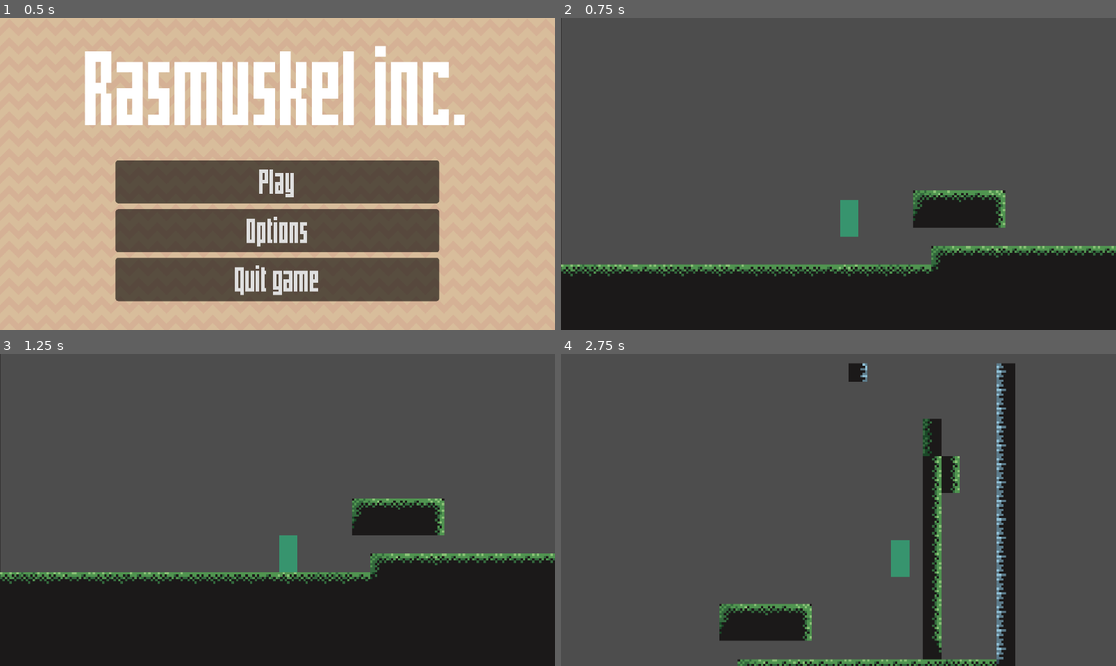
Above: before the commit, frames 1-4 (two rows, left to right).
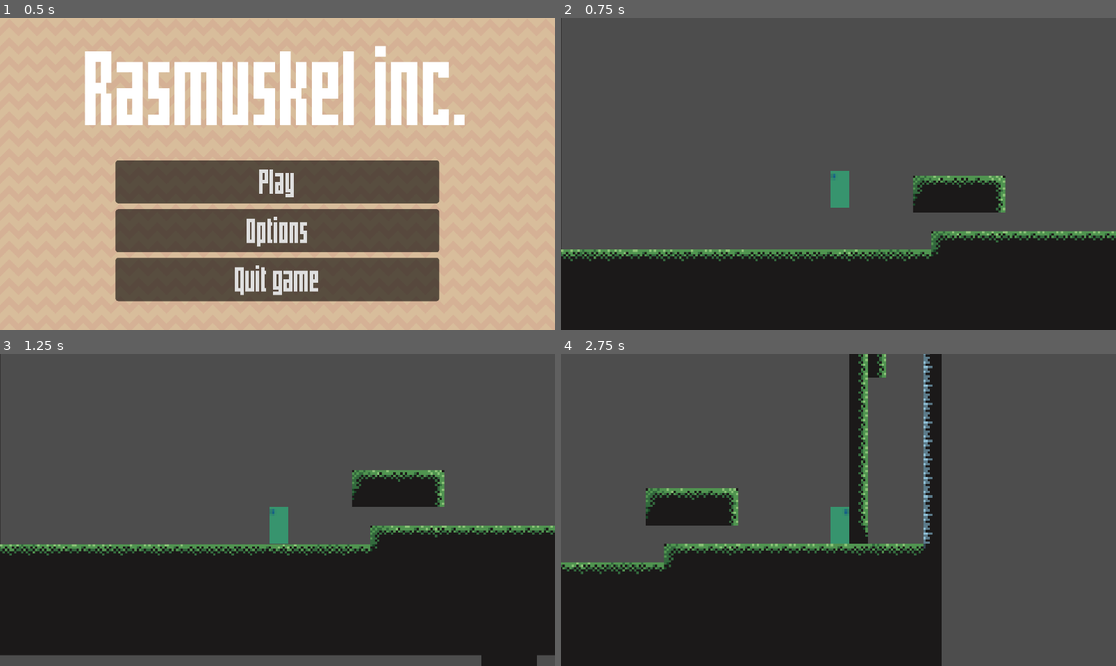
Above: after the commit, the same moments.

Repository: Realloush/Rasmuskel-inc.
Game: Godot game, scene res://scenes/MainMenu.tscn
Two runs of this game, one before a commit and one after it. Both use one fixed random seed, a clock stepped at 60 frames per second and the inputs below.
Inputs:
- Up to frame 1 (0.5 s): no input
- Up to frame 2 (0.75 s): click "Play" at 0.5 s
- Up to frame 3 (1.25 s): no input
- Up to frame 4 (2.75 s): tap Enter (ui_accept) at 1.25, 1.52, 1.55, 1.82, 2.1, 2.27, 2.57 s; hold D (ui_right) from 1.28 s (still down); tap Shift (shift) at 1.35, 2.3 s

Frame 1 is identical in both runs. In frame 2, 9.8% of the frame differs, in the area x 0-100%, y 48-83%; in frame 3, 17%; in frame 4, 33%, in the area x 0-82%, y 0-100%.

Commit message:
WallJump_REWORK
no bugs

Diff:
--- a/scenes/MainGame.tscn
+++ b/scenes/MainGame.tscn
@@ -1876,7 +1876,7 @@
 [node name="MainGame" type="Node2D"]
 script = ExtResource("1_8fej6")
 
-[node name="TileMap" type="TileMap" parent="."]
+[node name="TileMap" type="TileMap" parent="." groups=["Tilemap"]]
 scale = Vector2(8, 8)
 tile_set = SubResource("TileSet_8qvve")
 format = 2
@@ -1888,5 +1888,3 @@
 [node name="Camera2D" type="Camera2D" parent="CharacterBody2D"]
 position = Vector2(-1.25, -13.5)
 scale = Vector2(0.25, 0.25)
-position_smoothing_enabled = true
-position_smoothing_speed = 3.0
--- a/scenes/dash.tscn
+++ /dev/null
@@ -1,9 +0,0 @@
-[gd_scene load_steps=2 format=3 uid="uid://br42fr67kbxoy"]
-
-[ext_resource type="Script" path="res://script/dash.gd" id="1_p0mwp"]
-
-[node name="Dash" type="Node2D"]
-script = ExtResource("1_p0mwp")
-
-[node name="DashTimer" type="Timer" parent="."]
-one_shot = true
--- a/scenes/player.tscn
+++ b/scenes/player.tscn
@@ -12,8 +12,11 @@
 script = ExtResource("1_1ib87")
 
 [node name="CollisionShape2D" type="CollisionShape2D" parent="."]
-position = Vector2(8, 16.0469)
 shape = SubResource("RectangleShape2D_j1mtu")
+
+[node name="Sprite2D" type="Sprite2D" parent="."]
+scale = Vector2(2, 2)
+texture = ExtResource("2_k7hg8")
 
 [node name="CoyoteJumpTimer" type="Timer" parent="."]
 wait_time = 0.08
@@ -23,35 +26,15 @@
 wait_time = 0.09
 one_shot = true
 
-[node name="RayCast2D2" type="RayCast2D" parent="."]
-position = Vector2(16, 30)
-target_position = Vector2(2, 0)
-
-[node name="RayCast2D4" type="RayCast2D" parent="."]
-position = Vector2(0, 2)
-target_position = Vector2(-2, 0)
-
-[node name="DashCooldown" type="Timer" parent="."]
-process_callback = 0
-wait_time = 1.045
+[node name="WallJump" type="Timer" parent="."]
+wait_time = 0.09
 one_shot = true
 
-[node name="Sprite2D" type="Sprite2D" parent="."]
-position = Vector2(8, 16)
-scale = Vector2(2, 2)
-texture = ExtResource("2_k7hg8")
+[node name="RayCast2D" type="RayCast2D" parent="."]
+target_position = Vector2(-15, 0)
+collision_mask = 65535
 
-[node name="Wall_jump" type="Timer" parent="."]
-wait_time = 0.15
-one_shot = true
+[node name="RayCast2D2" type="RayCast2D" parent="."]
+target_position = Vector2(15, 0)
 
-[node name="RayCast2D3" type="RayCast2D" parent="."]
-position = Vector2(16, 2)
-target_position = Vector2(2, 0)
-
-[node name="RayCast2D" type="RayCast2D" parent="."]
-position = Vector2(0, 30)
-target_position = Vector2(-2, 0)
-
-[node name="WallJumpLerp" type="Timer" parent="."]
-wait_time = 0.25
+[connection signal="timeout" from="WallJump" to="." method="_on_wall_jump_timeout"]
--- a/script/player.gd
+++ b/script/player.gd
@@ -3,42 +3,37 @@
 @onready var coyote_jump_timer = $CoyoteJumpTimer
 @onready var jump_buffer = $JumpBuffer
 @onready var collision = $CollisionShape2D
-@onready var bottom_collision_left = $RayCast2D
-@onready var bottom_collision_right = $RayCast2D2
-@onready var top_collision_left = $RayCast2D4
-@onready var top_collision_right = $RayCast2D3
-@onready var dash_cooldown = $DashCooldown
-@onready var wall_jump_timer = $Wall_jump
-@onready var wall_jump_lerp_timer = $WallJumpLerp
+
 
 
 
 #physics
-var gravity = 1800
+var gravity = ProjectSettings.get_setting("physics/2d/default_gravity")
 var friction = 8000.0
 var acceleration = 9000.0
 var air_resistence = 8000.0
 #basic movement var
 var can_move = true
-var normal_speed = 500.0
+var normal_speed = 1000
 var direction_facing = 1
+var can_jump = true
 #jump var
-var jump_velocity = -1150
+var jump_velocity = -1300
 var double_jump_velocity = -1150
 var can_double_jump = true
-#dash var
-var can_dash = true
-var is_dashing = false
-var dashDirection = Vector2(1, 0)
-#walljump var
-var is_wall_jumping_right = false
-var is_wall_jumping_left = false
-var wall_jump_horizontal_speed = 2000.0
-var wall_jump_velocity = -1100.0
-#WallSliding Var
-var is_wall_sliding_right = false
-var is_wall_sliding_left = false
+
+#Wall Jump
+const wall_jump_pushback = 1500
+const wall_jump_velocity = Vector2(900, -1500)
+var can_walljump = false
+var is_wall_jumping = false
+var list = []
+var WPING = false
+
+#Wall Slide
 var is_wall_sliding = false
+const wall_slide_gravity = 100
+var wall_slide_speed = 300
 
 
 func apply_gravity(delta):
@@ -48,91 +43,17 @@
 
 
 
-
-func _process(_delta):
-	pass
-func handle_dashing():
-		# Dash
-
-	if Input.is_action_pressed("ui_right"):
-		dashDirection = Vector2(1,0)
-	if Input.is_action_pressed("ui_left"):
-		dashDirection = Vector2(-1,0)
-	if Input.is_action_just_pressed("shift") and can_dash:
-		is_dashing = true
-		velocity += dashDirection.normalized() * 4500
-		if is_dashing ==true:
-			gravity = 0
-		else:
-			gravity = 1800
-		$DashCooldown.start()
-		can_dash = false
-		is_dashing = false
-func handle_wall_slide():
-
-		# Wall Sliding
-	if is_on_floor():
-		is_wall_sliding_left = false
-		is_wall_sliding_right = false
-	if is_on_wall_only() and velocity.x > 0:
-		is_wall_sliding_right = true
-	if is_on_wall_only() and velocity.x < 0:
-		is_wall_sliding_left = true
-
-
-
-	if not is_on_wall_only():
-		is_wall_sliding = false
-	if velocity.y >0 and is_wall_sliding_left and not await(handle_dashing()) and bottom_collision_left.is_colliding() and top_collision_left.is_colliding():
-		velocity.y = velocity.y * 0.9
-		can_double_jump = true
-		is_wall_sliding = true
-		can_dash = true
-		is_wall_jumping_right = false
-		is_wall_jumping_left = false
-	if velocity.y >0 and is_wall_sliding_right and not await(handle_dashing()) and bottom_collision_right.is_colliding() and top_collision_right.is_colliding():
-		velocity.y = velocity.y * 0.9
-		can_double_jump = true
-		is_wall_sliding = true
-		can_dash = true
-		is_wall_jumping_right = false
-		is_wall_jumping_left = false
-func handle_wall_jump():
-
-	if not is_on_wall():
-		return
-	var wall_normal = get_wall_normal()
-	if Input.is_action_just_pressed("ui_accept"):
-		if is_wall_sliding_right:
-			is_wall_jumping_right = true
-		elif is_wall_sliding_left:
-			is_wall_jumping_left = true
-		wall_jump_timer.start()
-		#wall_jump_lerp_timer.start()
-		velocity.x = wall_normal.x * wall_jump_horizontal_speed
-		velocity.y = wall_jump_velocity
-		can_move = false
-
-
-	if wall_jump_timer.time_left != 0:
-		velocity.x = wall_normal.x * wall_jump_horizontal_speed
-		if velocity.x < wall_normal.x * wall_jump_horizontal_speed:
-			velocity.x = wall_normal.x * wall_jump_horizontal_speed
 func coyote_jump():
 		# Coyote jump
 	var was_on_floor = is_on_floor()
-	move_and_slide()
+
 	var just_left_ledge = was_on_floor and not is_on_floor() and velocity.y >= 0
 	if just_left_ledge:
 		coyote_jump_timer.start()
 func _physics_process(delta):
 
 
-	if wall_jump_timer.time_left <= 0:
-		wall_jump_timer.stop()
-		can_move = true
-		is_wall_jumping_left = false
-		is_wall_jumping_right = false
+
 	if Input.is_action_just_pressed("ui_right"):
 
 		$Sprite2D.flip_h = true
@@ -140,38 +61,48 @@
 
 		$Sprite2D.flip_h = false
 	# Double Jump
-	if Input.is_action_just_pressed("ui_accept") and not is_on_floor() and not is_wall_sliding and can_double_jump and not await(handle_dashing()):
-		velocity.y = double_jump_velocity
-		can_double_jump = false
-		gravity = 2100
+	#if Input.is_action_just_pressed("ui_accept") and not is_on_floor() and can_double_jump:
+		#velocity.y = double_jump_velocity
+		#can_double_jump = false
+		#gravity = 2100
 
 	if velocity.y <5 and velocity.y > -5:
 		gravity = 2100
 	# When falling gravity becomes stronger
-	if  velocity.y >1 and not is_on_floor():
-			gravity = 3000
+
 
 	# Resets gravity when on floor
 	if is_on_floor():
 		gravity = 2000
 		can_double_jump = true
-		can_dash = true
+		can_jump = true
+
 
 
 	# Jump height
 	if Input.is_action_just_released("ui_accept") and not velocity.y > -30:
-		gravity = 9000
+		gravity = 2000
 
 
 	# Falling speed limit
 	if velocity.y >1500:
 		velocity.y = 1500
-	handle_dashing()
-	handle_wall_slide()
-	handle_wall_jump()
+
+	#Wall Slide
+	if(is_on_wall() and !is_on_floor()):
+		if((Input.is_action_pressed("ui_left") or Input.is_action_pressed("ui_right") or Input.is_action_just_released("ui_left") or Input.is_action_just_released("ui_right")) or abs(Input.get_joy_axis(0,0))> 0.3):
+			is_wall_sliding = true
+
+		if(is_wall_sliding==true):
+			velocity.y += (wall_slide_gravity * delta)
+			velocity.y = min(velocity.y, wall_slide_speed)
+
+
 
 	apply_gravity(delta)
 	coyote_jump()
+	Jump()
+	move_and_slide()
 
 
 
@@ -179,18 +110,82 @@
 
 
 
-	# Jump and Buffer Jump
-	if Input.is_action_just_pressed("ui_accept") and not await(handle_dashing()):
-		if is_on_floor() or coyote_jump_timer.time_left > 0.0:
-			velocity.y = jump_velocity
+
+
+	# Moving Left and Right
+	var direction = Input.get_axis("ui_left", "ui_right")
+	if direction and can_move:
+		velocity.x =  normal_speed * direction
+	else:
+		velocity.x = move_toward(velocity.x, 0, normal_speed)
+
+	if not is_on_floor():
+		velocity.y += gravity * delta
+
+
+func Jump():
+	#velocity.y += 2
+	if Input. is_action_just_pressed("ui_accept"):
+
+		if (is_on_floor() and can_jump) or coyote_jump_timer.time_left > 0.0:
+			velocity.y= jump_velocity
+			can_jump = false
+
 		else:
 			jump_buffer.start()
 
-	if is_on_floor() and jump_buffer.time_left > 0:
-		jump_buffer.stop()
-	# Moving Left and Right
-	var direction = Input.get_axis("ui_left", "ui_right")
-	if direction and not await(handle_dashing()) and can_move:
-		velocity.x =  normal_speed * direction
+		if is_on_floor() and jump_buffer.time_left > 0:
+			jump_buffer.stop()
+
+
+			#Wall Jump
+
+		if is_wall_right():
+			velocity=wall_jump_velocity
+			velocity.x = -wall_jump_pushback
+			can_move = false
+			$WallJump.start()
+			is_wall_jumping == true
+			can_jump = false
+
+
+
+			if is_wall_jumping == true:
+				gravity = 0
+
+		if is_wall_left():
+			velocity = wall_jump_velocity
+			velocity.x = wall_jump_pushback
+			can_move = false
+			$WallJump.start()
+			is_wall_jumping == true
+			can_jump = false
+
+
+			if is_wall_jumping == true:
+				gravity = 0
+
+#Wall jump timera
+func _on_wall_jump_timeout():
+	gravity = gravity
+	can_walljump = false
+	is_wall_jumping = false
+	can_move = true
+
+func is_wall_right():
+	if $RayCast2D2.get_collider()!=null and not is_on_floor():
+		can_walljump= true
+
+		return true
 	else:
-		velocity.x = move_toward(velocity.x, 0, normal_speed)
+		can_walljump=false
+		return false
+
+func is_wall_left():
+	if $RayCast2D.get_collider()!=null and not is_on_floor():
+		can_walljump= true
+		return true
+
+	else:
+		can_walljump=false
+		return false
Binary file changed: art/random/player.png
